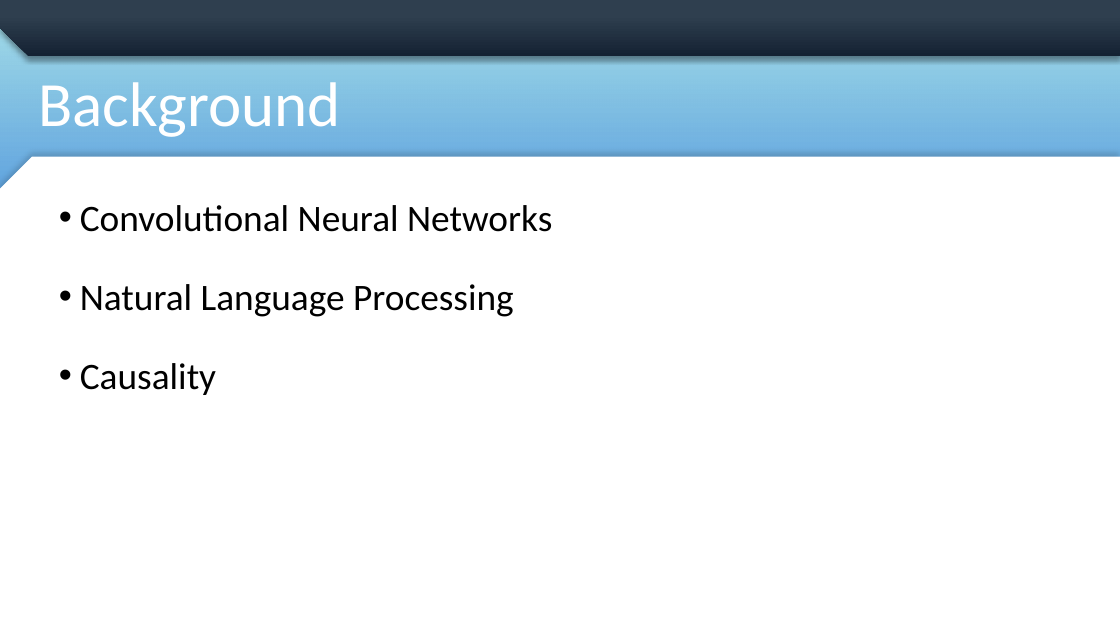
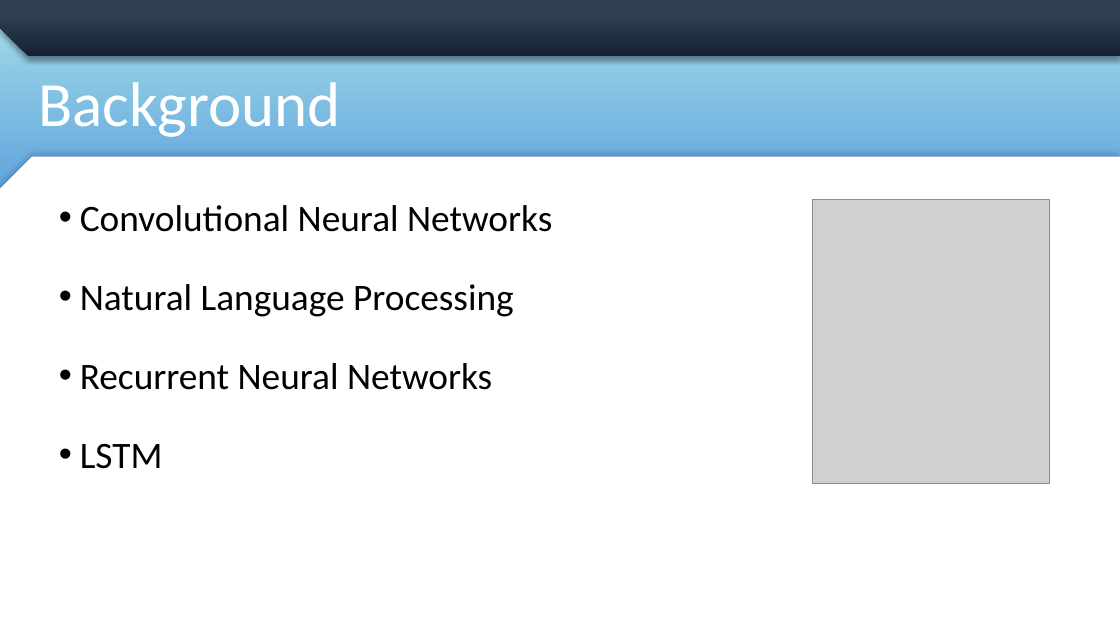
Before and after one commit to mdemore2/CSCE823, a slide deck: slide 3 of Student Lecture/Demore_TCN_Lecture.pptx. Drawn at 1120x630 pixels with LibreOffice and Linux fonts; fonts in the diff are those of the drawing; grey boxes stand for pictures; background and template pictures are left out. Boxes give left, top, right and bottom in pixels: in the first picture for what was removed or moved away, otherwise in the second. Text is boxed around its words. In the diff, an @@ line names an element or a change of style, - is before the commit and + after.

```diff
--- a/Student Lecture/Demore_TCN_Lecture.pptx
+++ b/Student Lecture/Demore_TCN_Lecture.pptx
@@ picture added at <box>812,199,1049,483</box> @@
@@ text at <box>80,363,492,469</box>: text changed @@
-• Causality
+• Recurrent Neural Networks
+• LSTM
```
Also in this commit, not shown: 6 other slides changed, 2 slides added, 1 slide removed, 2 other files.
